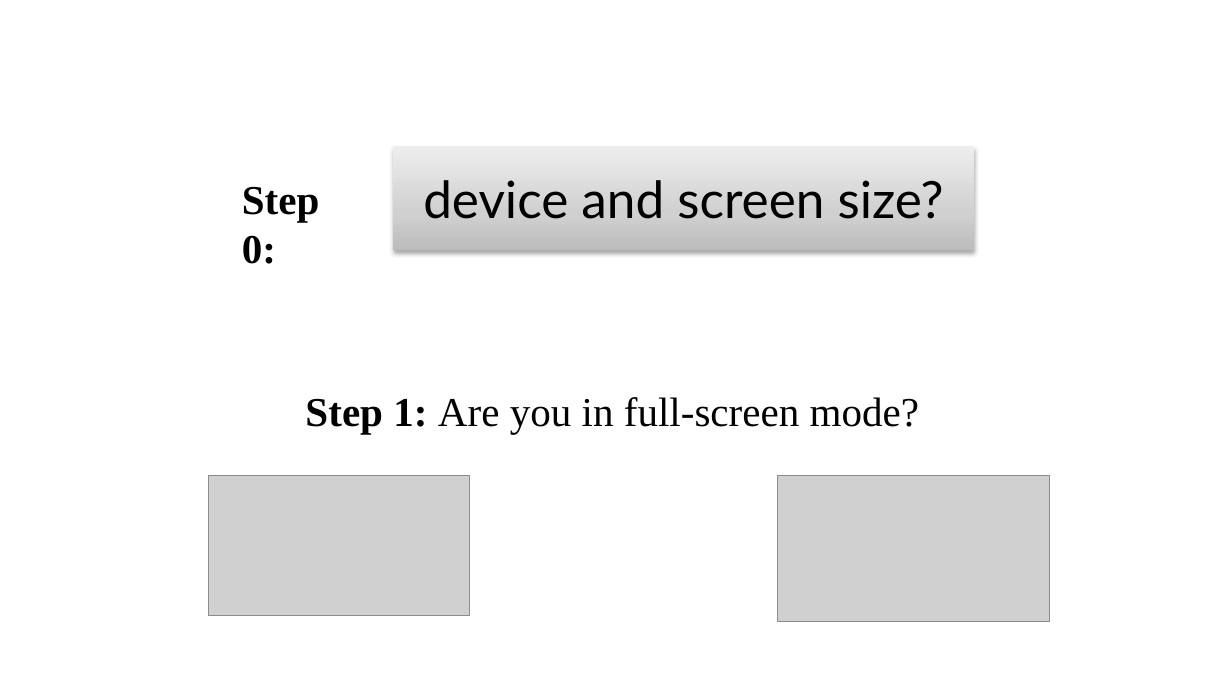
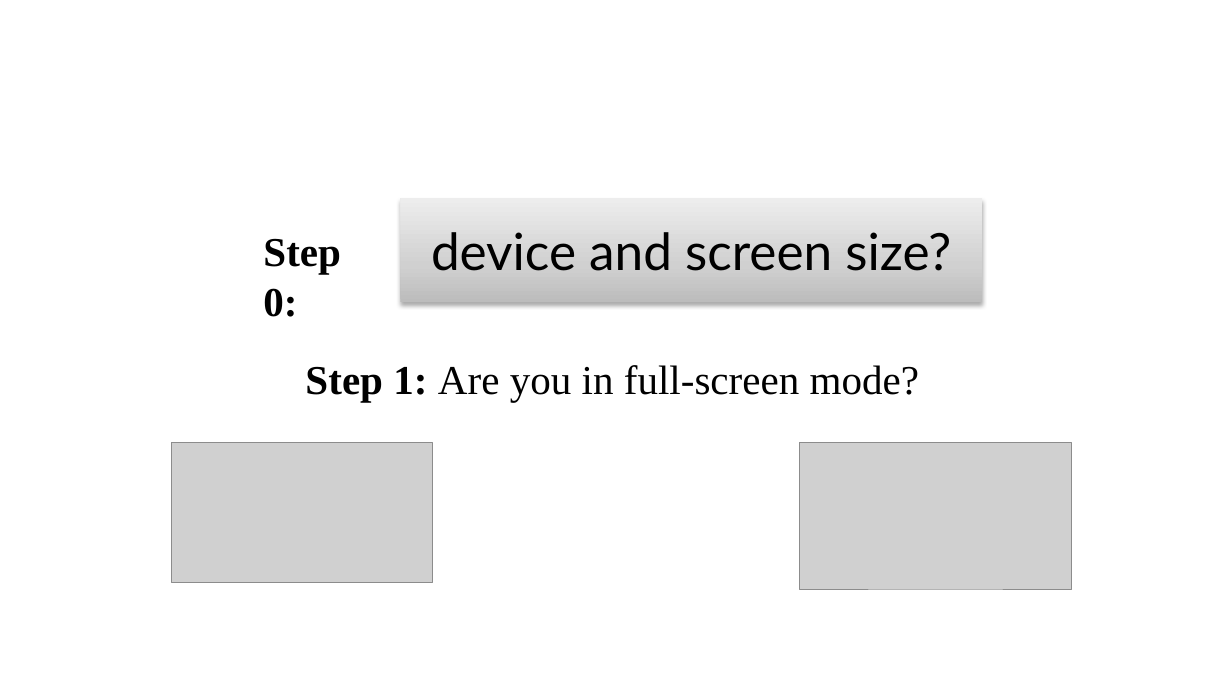
Before and after one commit to mariannazhang/PowerPoint-auto-coding, a slide deck: slide 4 of stimuli.pptm. Drawn at 1232x693 pixels with LibreOffice and Linux fonts; fonts in the diff are those of the drawing; grey boxes stand for pictures. Boxes give left, top, right and bottom in pixels: in the first picture for what was removed or moved away, otherwise in the second. Text is boxed around its words. In the diff, an @@ line names an element or a change of style, - is before the commit and + after.

```diff
--- a/stimuli.pptm
+++ b/stimuli.pptm
@@ action button blank "device and screen size?" moved from (x1=393, y1=146, x2=974, y2=250) to (x1=400, y1=199, x2=982, y2=303) @@
@@ text "Step 0:" moved from (x1=242, y1=186, x2=320, y2=264) to (x1=263, y1=238, x2=341, y2=317) @@
@@ text "Step 1: Are you in ..." moved from (x1=305, y1=397, x2=919, y2=434) to (x1=305, y1=365, x2=919, y2=402) @@
@@ picture moved from (x1=208, y1=476, x2=469, y2=616) to (x1=172, y1=443, x2=433, y2=583) @@
@@ picture moved from (x1=778, y1=476, x2=1051, y2=622) to (x1=799, y1=443, x2=1072, y2=589) @@
```
Also in this commit, not shown: 4 other slides changed, 2 other files.
